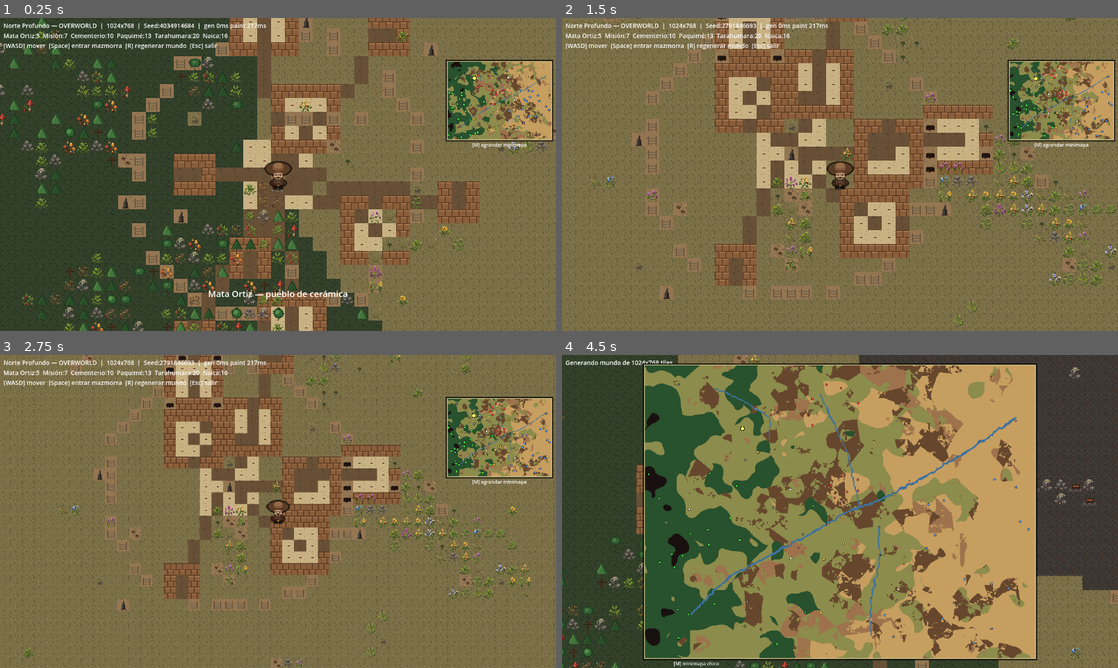
Above: before the commit, frames 1-4 (two rows, left to right).
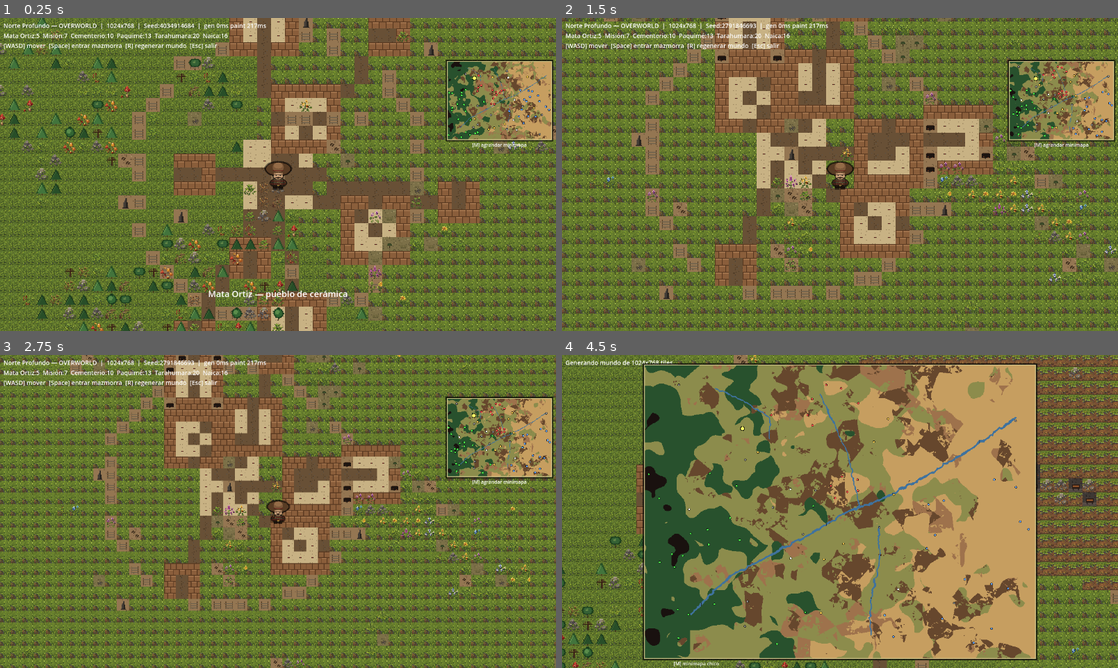
Above: after the commit, the same moments.

Repository: LF-Dguez/ludic2026polloRapi
Game: Godot game, scene res://scenes/Main.tscn
Same seed, same stepped clock (60 frames per second), same inputs: the game is played once before the commit and once after it.
Inputs (mouse positions are in pixels of both pictures, inside the frame that each line leads up to):
- Up to frame 1 (0.25 s): no input
- Up to frame 2 (1.5 s): tap Enter at 0.5 s; move the mouse to (962, 158) at 0.52 s; hold D 0.53-1.28 s; tap R at 0.6 s; tap Space at 0.77 s; move the mouse to (728, 190) at 1.27 s; hold S from 1.28 s (still down); tap Backspace at 1.35 s
- Up to frame 3 (2.75 s): tap Space at 1.52, 2 s; move the mouse to (333, 442) at 2.02 s; release S at 2.03 s; hold D from 2.03 s (still down); tap Q at 2.1 s
- Up to frame 4 (4.5 s): tap Enter at 2.75 s; move the mouse to (812, 574) at 2.77 s; release D at 2.78 s; hold W 2.78-3.53 s; tap E at 2.85 s; tap Space at 3.02, 3.77 s; move the mouse to (1006, 558) at 3.52 s; hold A from 3.53 s (still down); tap M at 3.6 s; move the mouse to (673, 464) at 4.27 s; tap R at 4.35 s

The runs differ from the first frame. In frame 1, 61% of the frame differs, in the area x 0-100%, y 0-100%; in frame 2, 60%; in frame 3, 64%; in frame 4, 28%.

Commit message:
Fix: unify visual style — use user atlases for biome base tiles
User reported "mesclaste muchas texturas nada q ver" — visual style
inconsistency between hand-drawn overworld tiles and user-provided
professional atlases (cave/desert/mines/afuera).

Changes:
- BIOME_PRIMARY now uses afuera atlas (user-provided, professional)
  for LLANOS/SIERRA/BARRANCA/MINERO/MESA bases. Desert keeps desert
  atlas (dorado).
- Procedural floor tiles (cave_floor, mine_floor, paquime_floor)
  regenerated with smooth perlin-like gradient (sin/cos based) instead
  of random dots + horizontal stripes. No more visible plank-line
  artifacts.

Co-Authored-By: Claude Opus 4.7 (1M context) <noreply@anthropic.com>

Diff:
--- a/scripts/Overworld.gd
+++ b/scripts/Overworld.gd
@@ -21,16 +21,17 @@
 	ENTRADA_PAQUIME, ENTRADA_TARAHUMARA, ENTRADA_NAICA,
 }
 
-# Tile primario {src, atlas}
+# Tile primario {src, atlas} — usando atlas del USUARIO donde posible para estilo consistente.
+# afuera rows 0-2 son grass/tierra/rocas (estilo top-down profesional).
 const BIOME_PRIMARY := {
-	Biome.DESIERTO: {"src": SRC_DESERT, "atlas": Vector2i(0, 0)},  # nuevo atlas dorado
-	Biome.LLANOS:   {"src": SRC_OVERWORLD, "atlas": Vector2i(0, 1)},
-	Biome.SIERRA:   {"src": SRC_OVERWORLD, "atlas": Vector2i(3, 1)},
-	Biome.BARRANCA: {"src": SRC_OVERWORLD, "atlas": Vector2i(0, 2)},
-	Biome.MINERO:   {"src": SRC_OVERWORLD, "atlas": Vector2i(3, 2)},
-	Biome.RIO:      {"src": SRC_OVERWORLD, "atlas": Vector2i(6, 2)},
-	Biome.MESA:     {"src": SRC_OVERWORLD, "atlas": Vector2i(7, 4)},
-	Biome.PICO:     {"src": SRC_OVERWORLD, "atlas": Vector2i(0, 5)},
+	Biome.DESIERTO: {"src": SRC_DESERT, "atlas": Vector2i(0, 0)},   # desert atlas dorado
+	Biome.LLANOS:   {"src": SRC_AFUERA, "atlas": Vector2i(0, 0)},    # afuera grass verde claro
+	Biome.SIERRA:   {"src": SRC_AFUERA, "atlas": Vector2i(1, 0)},    # afuera grass más densa
+	Biome.BARRANCA: {"src": SRC_AFUERA, "atlas": Vector2i(3, 0)},    # afuera tierra/grava
+	Biome.MINERO:   {"src": SRC_AFUERA, "atlas": Vector2i(4, 0)},    # afuera tierra oscura
+	Biome.RIO:      {"src": SRC_OVERWORLD, "atlas": Vector2i(6, 2)}, # mi tile río (no hay user tile)
+	Biome.MESA:     {"src": SRC_AFUERA, "atlas": Vector2i(5, 0)},    # afuera mezclada
+	Biome.PICO:     {"src": SRC_OVERWORLD, "atlas": Vector2i(0, 5)}, # mi tile pico
 }
 
 # Decoraciones por bioma — ahora con vegetación del atlas "afuera" (SRC_AFUERA)
Binary file changed: art/tiles/cave_floor.png
Binary file changed: art/tiles/mine_floor.png
Binary file changed: art/tiles/paquime_floor.png
Not shown, changed: tools/gen_floor_and_light.py
